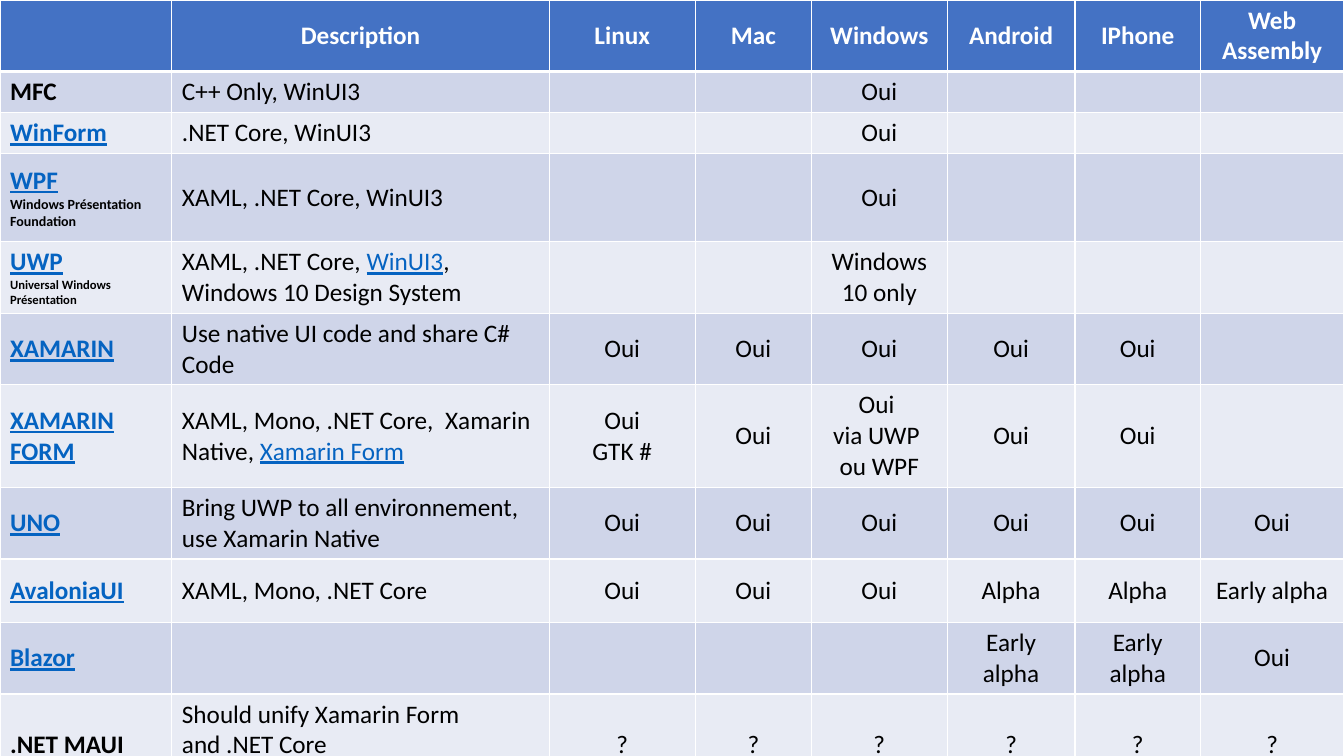
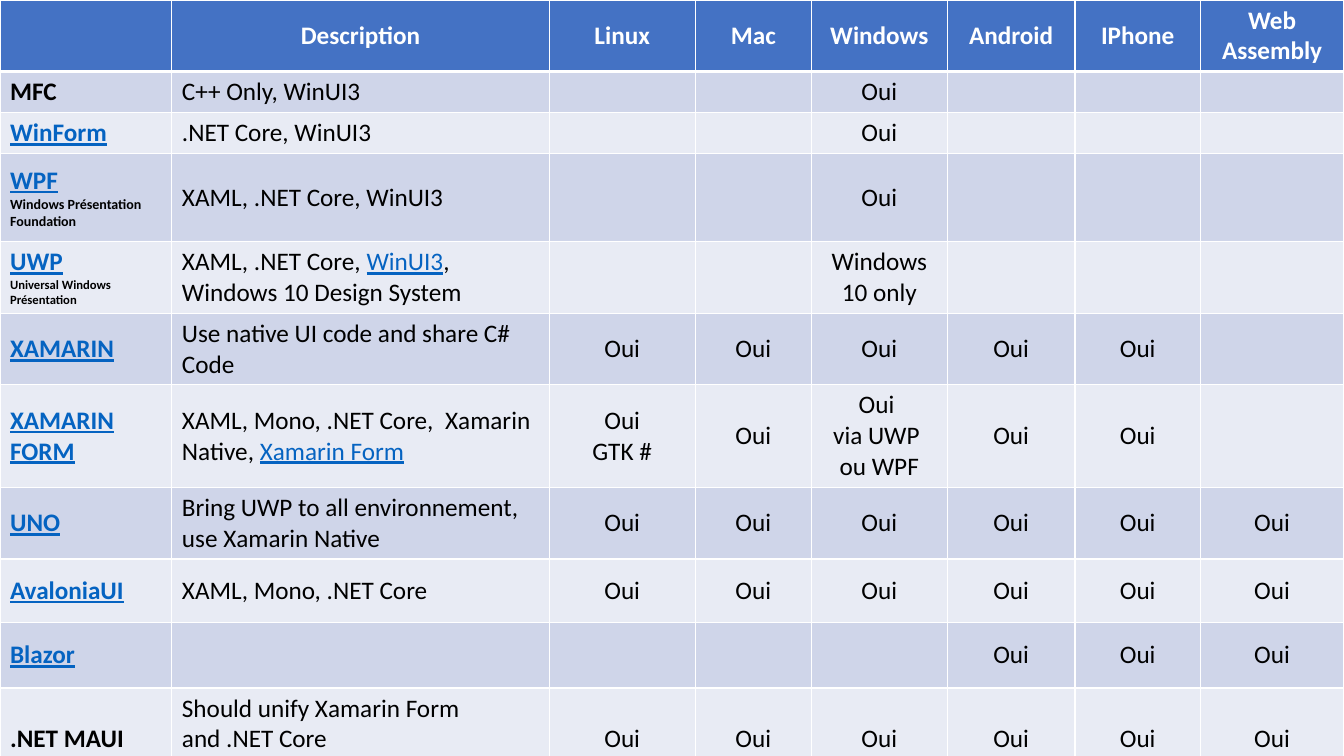
Before and after one commit to guillaume-chervet/course.dotnet, a slide deck: slide 9 of documentations/dotnet-ui.pptx. Drawn at 1344x756 pixels with LibreOffice and Linux fonts; fonts in the diff are those of the drawing. Boxes give left, top, right and bottom in pixels: in the first picture for what was removed or moved away, otherwise in the second. Text is boxed around its words. In the diff, an @@ line names an element or a change of style, - is before the commit and + after.

Commit message:
update

```diff
--- a/documentations/dotnet-ui.pptx
+++ b/documentations/dotnet-ui.pptx
@@ table at [0,0,1344,756] @@
-row 9: AvaloniaUI | XAML, Mono, .NET Core | Oui | Oui | Oui | Alpha | Alpha | Early alpha
+row 9: AvaloniaUI | XAML, Mono, .NET Core | Oui | Oui | Oui | Oui | Oui | Oui
-row 10, column 6: Early alpha
+row 10, column 6: Oui
-row 10, column 7: Early alpha
+row 10, column 7: Oui
-row 11: .NET MAUI | Should unify Xamarin Form and .NET Core / Work in progress | ? | ? | ? | ? | ? | ?
+row 11: .NET MAUI | Should unify Xamarin Form and .NET Core / Work in progress | Oui | Oui | Oui | Oui | Oui | Oui
```
